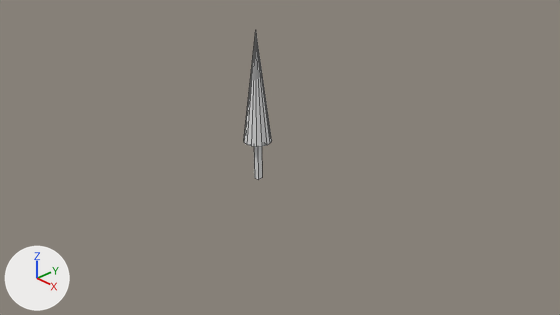
Before and after pictures for a commit that changed the Blender file dae/trainset/landscape.blend.
Before and after are seen from the file's camera 'Camera'. The lights are fixed; the arrows at lower left show +X, +Y and +Z. Mesh edges are drawn as thin lines.

Objects in the first picture: 'landscape_0'.
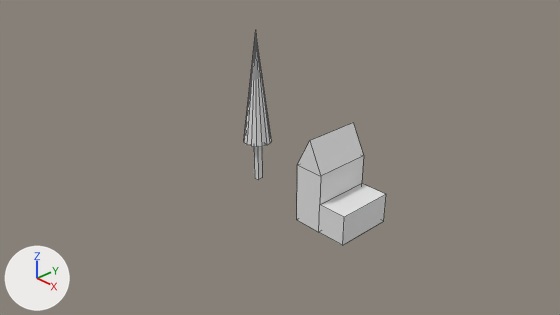
The newer file is also turned or shifted as a whole; pictures and numbers use the older file's frame.

Edits to the bpy script that builds the scene:
```text
Add me_landscape_1_geo:
    me_landscape_1_geo.from_pydata([(-0.5, -0.5, -0.5), (-0.5, -0.5, 0.5), (-0.5, 0.5, -0.5), (-0.5, 0.5, 0.5), (0.5, -0.5, -0.5), (0.5, 0.5, -0.5), (-0.25, 0.5, 1.0), (-0.25, -0.5, 1.0), (0.0, 0.5, -0.5), (0.0, 0.5, 0.5), (0.5, 0.5, 0.0), (0.5, -0.5, 0.0), (0.0, -0.5, -0.5), (0.0, -0.5, 0.5), (0.0, -0.5, 0.0), (0.0, 0.5, 0.0)], [], [(14, 15, 9, 13), (7, 6, 3, 1), (12, 8, 5, 4), (5, 10, 11, 4), (2, 3, 9, 15, 8), (4, 11, 14, 12), (11, 10, 15, 14), (8, 12, 0, 2), (8, 15, 10, 5), (9, 3, 6), (1, 3, 2, 0), (13, 9, 6, 7), (7, 1, 13), (12, 14, 13, 1, 0)])
Add ob_landscape_1:
    ob_landscape_1 = bpy.data.objects.new('landscape_1', me_landscape_1_geo)
    ob_landscape_1.location = (2.0, 0.0, 0.5)
```

Changed parts and their boxes (x1, y1, x2, y2) in the pictures (560 x 315 px):
'landscape_1', added: after (297, 123, 386, 245)
